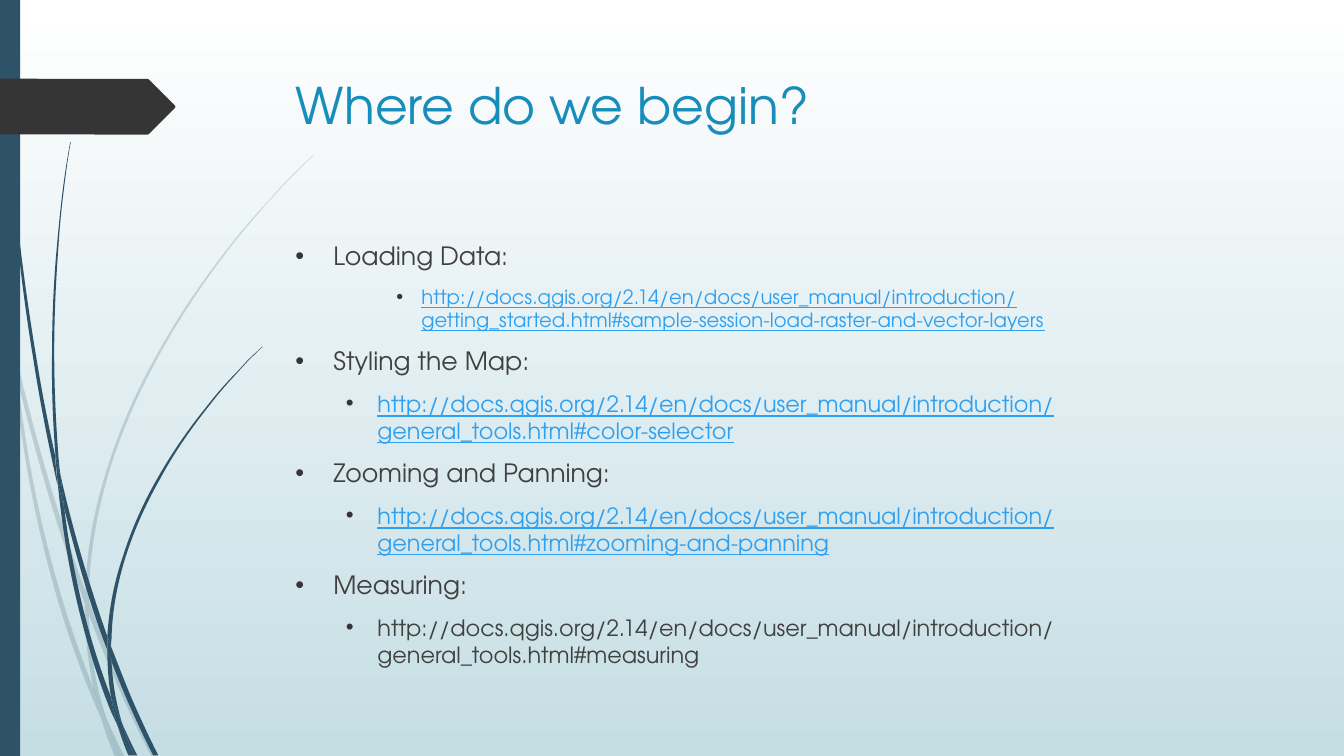
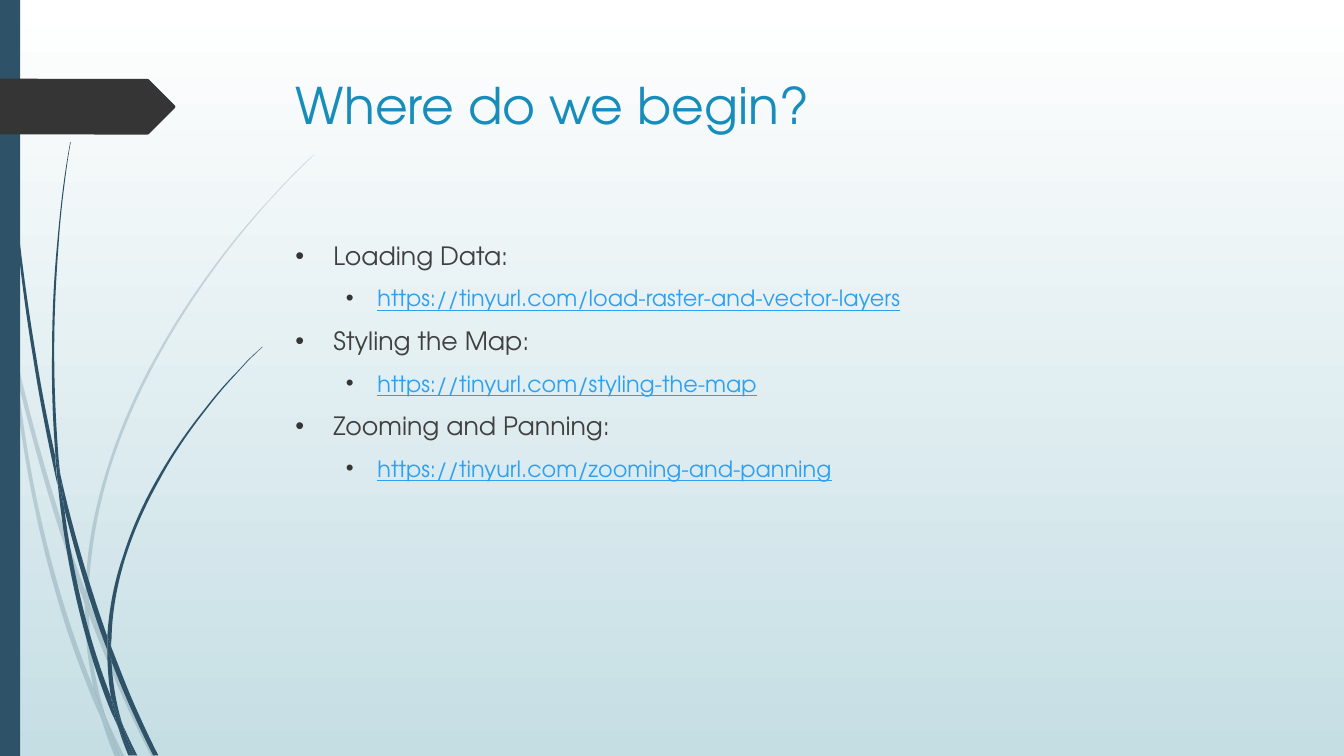
Before and after one commit to cleveland-metroparks/karisoke_2016, a slide deck: slide 9 of GIS Training.pptx. Drawn at 1344x756 pixels with LibreOffice and Linux fonts; fonts in the diff are those of the drawing. Boxes give left, top, right and bottom in pixels: in the first picture for what was removed or moved away, otherwise in the second. Text is boxed around its words. In the diff, an @@ line names an element or a change of style, - is before the commit and + after.

Commit message:
30-11-2016 9am updates

```diff
--- a/GIS Training.pptx
+++ b/GIS Training.pptx
@@ text at <box>377,289,900,311</box>: text changed; size 14 to 16 pt @@
-    • http://docs.qgis.org/2.14/en/docs/user_manual/introduction/getting_started.html#sample-session-load-raster-and-vector-layers
+  • https://tinyurl.com/load-raster-and-vector-layers
@@ text at <box>377,375,756,397</box>: text changed @@
-  • http://docs.qgis.org/2.14/en/docs/user_manual/introduction/general_tools.html#color-selector
+  • https://tinyurl.com/styling-the-map
@@ text at <box>377,460,831,482</box>: text changed @@
-  • http://docs.qgis.org/2.14/en/docs/user_manual/introduction/general_tools.html#zooming-and-panning
-• Measuring:
-  • http://docs.qgis.org/2.14/en/docs/user_manual/introduction/general_tools.html#measuring
+  • https://tinyurl.com/zooming-and-panning
```
Also in this commit, not shown: 3 other slides changed.
